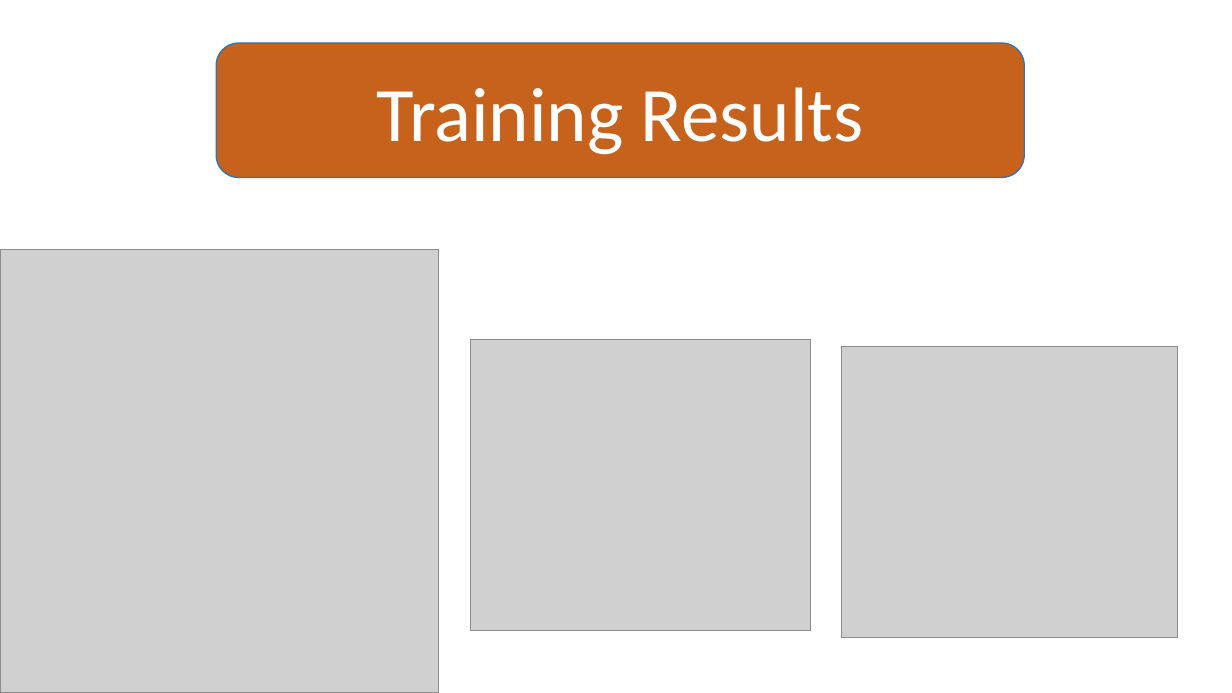
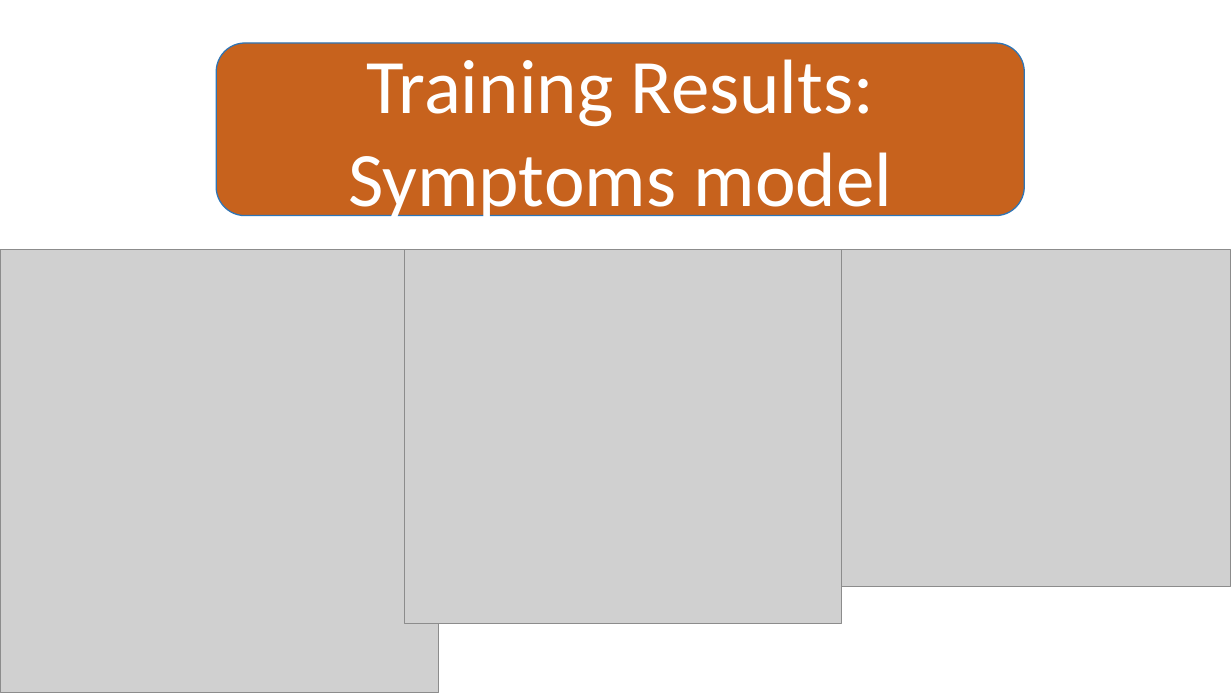
Before and after one commit to SpringBoardMentor0781j/Dermal_Scan_Project_2025, a slide deck: slide 9 of docs/Presentation1.pptx. Drawn at 1232x693 pixels with LibreOffice and Linux fonts; fonts in the diff are those of the drawing; grey boxes stand for pictures; background and template pictures are left out. Boxes give left, top, right and bottom in pixels: in the first picture for what was removed or moved away, otherwise in the second. Text is boxed around its words. In the diff, an @@ line names an element or a change of style, - is before the commit and + after.

```diff
--- a/docs/Presentation1.pptx
+++ b/docs/Presentation1.pptx
@@ rounded rectangle "Training Results: Symptoms model": place and size @@
-rounded rectangle "Training Results: Symptoms model" at [216,43,1025,178]
+rounded rectangle "Training Results: Symptoms model" at [216,43,1025,216]
@@ text in rounded rectangle at [348,59,892,224]: text changed @@
-Training Results
+Training Results: Symptoms model
@@ picture: place and size @@
-picture at [470,339,811,630]
+picture at [405,250,842,624]
@@ picture: place and size @@
-picture at [842,347,1177,638]
+picture at [842,250,1230,587]
```
Also in this commit, not shown: 9 other slides changed, 4 slides added, 4 other files.
